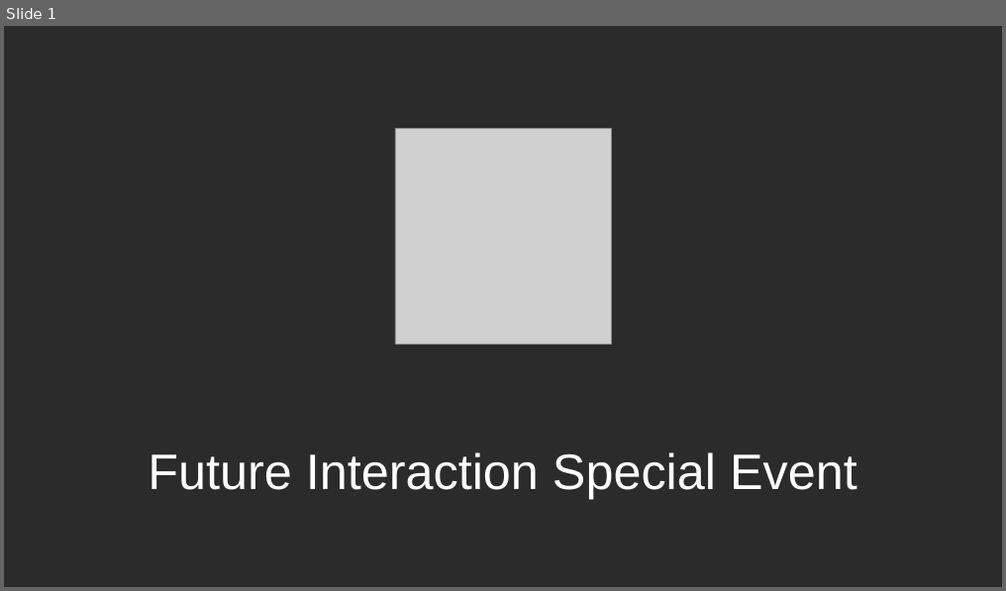
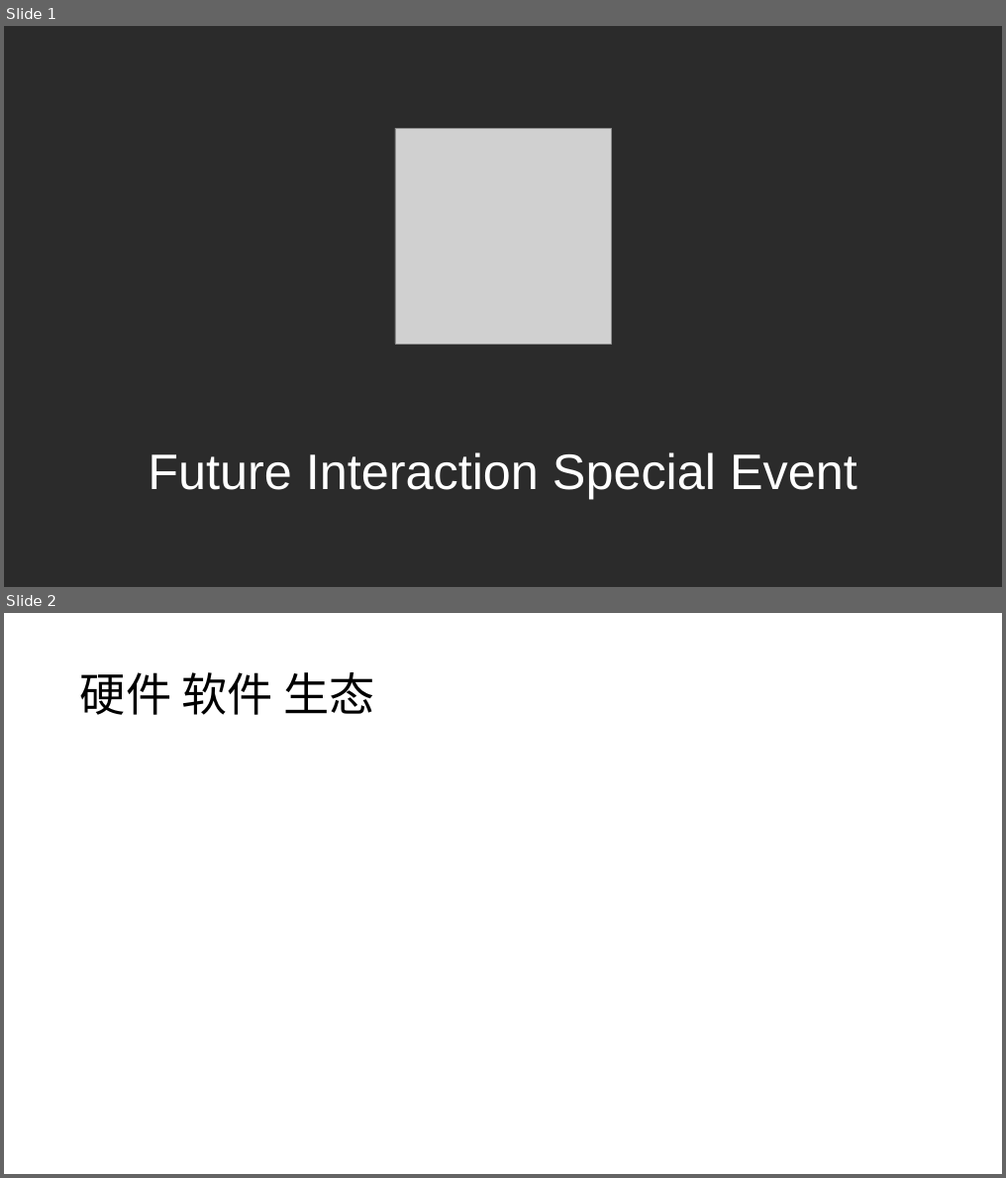
Before and after one commit to TingliangZhang/girlsday2021, a slide deck: LaunchEvent/2021FutureInteractionSpacialEvent.pptx. Shown one above the other, each under a label of ours: slide 1 before the commit, slides 1 and 2 after it. The pictures are 1006x591 and 1006x1178 pixels, drawn with LibreOffice and Linux fonts; fonts in the diff are those of the drawing; grey boxes stand for pictures; background and template pictures are left out; a plain dark background stands for a picture behind light text. Boxes give left, top, right and bottom in pixels: in the first picture for what was removed or moved away, otherwise in the second. Text is boxed around its words. In the diff, an @@ line names an element or a change of style, - is before the commit and + after.

```diff
--- a/LaunchEvent/2021FutureInteractionSpacialEvent.pptx
+++ b/LaunchEvent/2021FutureInteractionSpacialEvent.pptx
@@ slide 2 added at <box>4,613,1002,1174</box>, background #FFFFFF @@
@@ title added at <box>80,672,374,715</box>, 44 pt, text #000000 @@
+硬件 软件 生态
```
Also in this commit, not shown: 8 other slides added, 1 slide removed.
